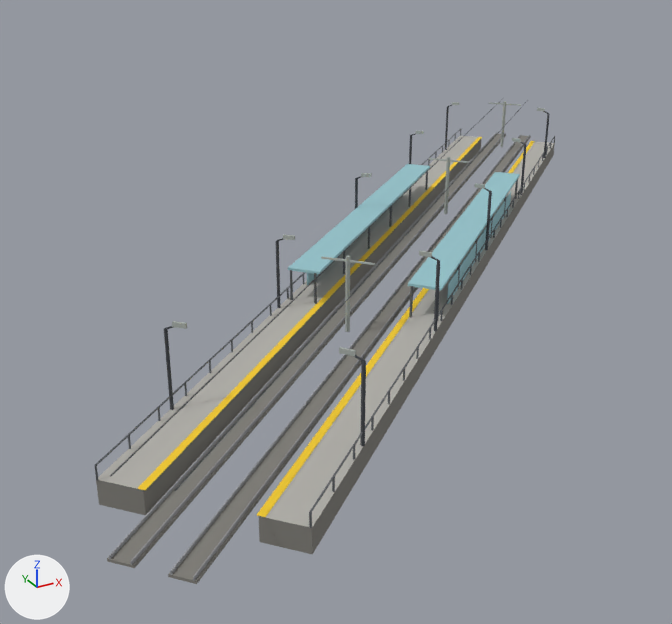
One commit to the glTF model scenery-edmonton-bridges/PackageSources/modelLib/br_p152_muttart_stop/br_p152_muttart_stop.gltf: the scene before it, then after it.
Camera for both pictures: a 50 mm lens placed at (-54.9, -80.7, 34.5), pointed at (-10.0, 0.9, -6.3). The axes (+X, +Y, +Z) are drawn at lower left. The lights are the same throughout. The first picture is the older version. Vertices at exactly the same position are counted once.

The first picture shows 'br_p152_muttart_stop'.
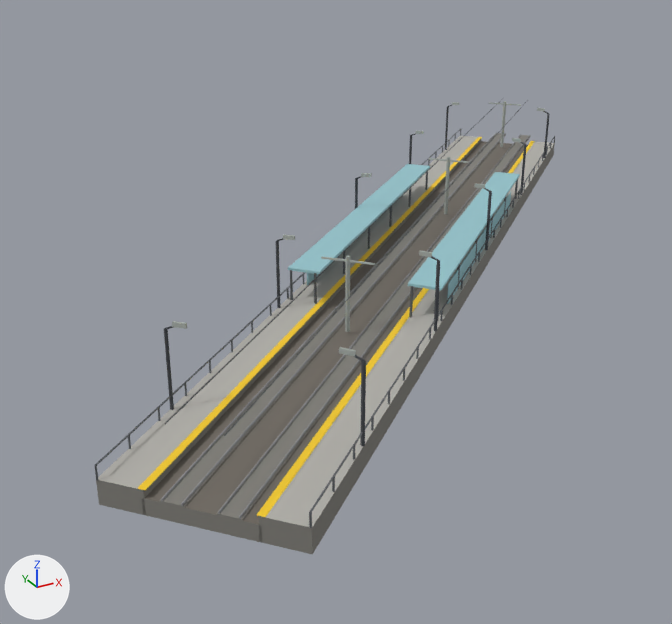
The change, as a diff of the scene's bpy script:
```diff
--- a/scenery-edmonton-bridges/PackageSources/modelLib/br_p152_muttart_stop/br_p152_muttart_stop.gltf.py
+++ b/scenery-edmonton-bridges/PackageSources/modelLib/br_p152_muttart_stop/br_p152_muttart_stop.gltf.py
@@ me_br_p152_muttart_stop @@
 # used by ob_br_p152_muttart_stop; location = (0.0, 0.0, 0.0)
-me_br_p152_muttart_stop.from_pydata(...)  # 1146 vertices, 1712 faces; spans x -45.5..45.5, y -40.4..40.4, z -1.6..7.5
+me_br_p152_muttart_stop.from_pydata(...)  # 1138 vertices, 1692 faces; spans x -44.0..45.5, y -39.9..40.4, z -1.6..7.5
+# me_br_p152_muttart_stop part 1: a new loose piece of 16 vertices spanning x -41.8..41.8, y -37.4..37.4, z -1.6..-0.3, in mat_bridge_palette (picture img_bridge_palette_png)
+# me_br_p152_muttart_stop part 2
+# 31 vertices are removed from x -45.5..-37.1, y -40.4..-32.0, z -0.4..0.0
+# 69 faces are deleted
+# 8 vertices in x 37.1..45.5, y 32.0..40.4, z -0.4 move by (0.0, 0.0, 0.1)
+# 6 vertices in x -44.8..-42.2, y -39.7..-36.7, z 5.6 move by (4.5, 4.0, 0.0)
+# 39 vertices move from x -44.9..45.5, y -39.0..40.4, z -0.2..5.6 to x -40.9..45.5, y -36.4..40.4, z -0.3..5.6
+# 7 vertices are added at x -40.9..-38.2, y -35.2..-32.0, z -0.3..0.0
+# 21 new faces join them
 me_br_p152_muttart_stop.materials.append(mat_bridge_palette)
```

What differs and where, as boxes [x1, y1, x2, y2] in the pictures (672 x 624 px; the box of a moved part takes in the faces that stretch with it):
'br_p152_muttart_stop', reshaped (6% shorter): before [94, 100, 555, 584]; after [94, 100, 555, 554]
part 1 of me_br_p152_muttart_stop, added: after [142, 141, 528, 543]
part 2 of me_br_p152_muttart_stop, moved or reshaped: before [107, 100, 531, 584]; after [159, 100, 531, 521]
